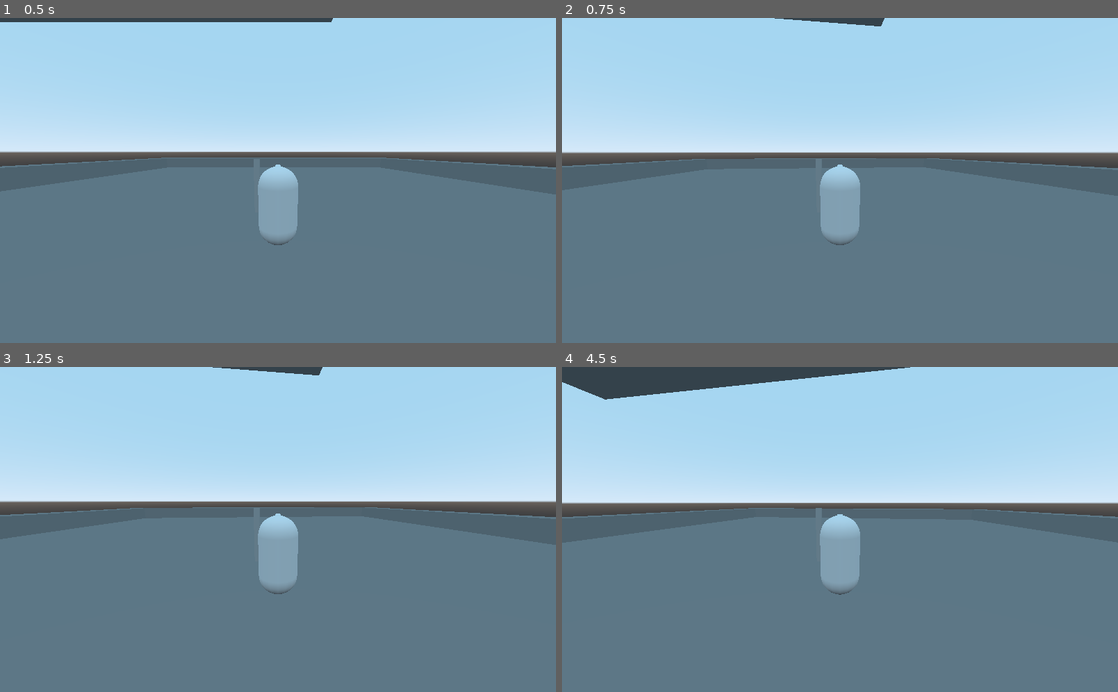
Above: before the commit, frames 1-4 (two rows, left to right).
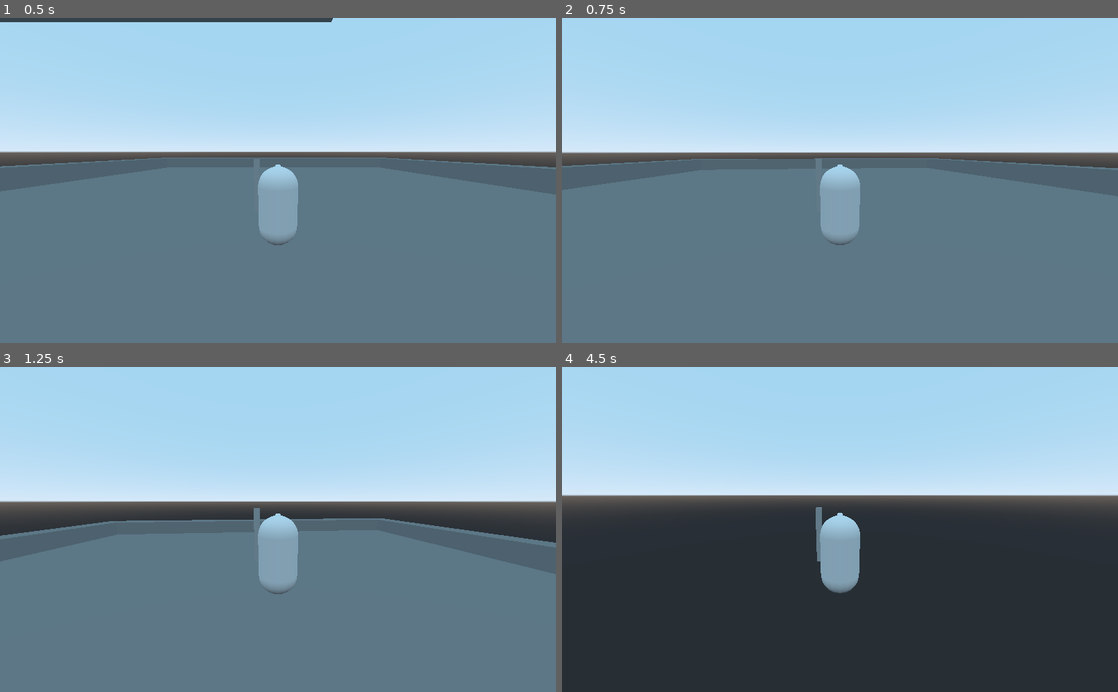
Above: after the commit, the same moments.

Repository: Valcuda/D.K.P.
Game: Godot game, scene res://Imported/Levels/TestLevel1.tscn
Two runs of this game, one before a commit and one after it. Both use one fixed random seed, a clock stepped at 60 frames per second and the inputs below.
Inputs (mouse positions are in pixels of both pictures, inside the frame that each line leads up to):
- Up to frame 1 (0.5 s): no input
- Up to frame 2 (0.75 s): tap Enter at 0.5 s; move the mouse to (867, 180) at 0.52 s; hold W (Move_forward, bound only after the commit) from 0.53 s (still down); hold Middle mouse button (CamControlToggle, bound only after the… from 0.53 s (still down)
- Up to frame 3 (1.25 s): keep holding W (Move_forward, bound only after the commit); keep holding Middle mouse button (CamControlToggle, bound only after the…; tap Space (Move_jump, bound only after the commit) at 0.77, 1.07 s; tap Shift (Move_run, bound only after the commit) at 0.8 s
- Up to frame 4 (4.5 s): keep holding W (Move_forward, bound only after the commit); move the mouse to (812, 529) at 1.27 s; release Middle mouse button (CamControlToggle, bound only after the… at 1.28 s; tap Shift (Move_run, bound only after the commit) at 1.35, 3.05 s; tap Space (Move_jump, bound only after the commit) at 1.52, 1.55, 1.82, 2.1, 3.02, 3.32, 3.77, 3.8, 4.07 s; move the mouse to (851, 523) at 2.02 s; hold Middle mouse button (CamControlToggle, bound only after the… 2.03-2.78 s; move the mouse to (834, 536) at 2.77 s; tap Middle mouse button (CamControlToggle, bound only after the… at 2.85, 4.35 s; move the mouse to (878, 532) at 3.52 s; hold Shift (Move_run, bound only after the commit) 3.53-4.28 s; move the mouse to (795, 526) at 4.27 s

Frame 1 is identical in both runs. In frame 2, 0.3% of the frame differs, in the area x 1-98%, y 0-47%; in frame 3, 4.7%; in frame 4, 61%, in the area x 0-100%, y 0-100%.

Commit message:
Fixed the input map to work with player controller

Diff:
--- a/project.godot
+++ b/project.godot
@@ -46,6 +46,60 @@
 
 FreeAccessInfo="*res://FreeAccessInfo.gd"
 
+[input]
+
+look_left={
+"deadzone": 0.5,
+"events": [  ]
+}
+look_right={
+"deadzone": 0.5,
+"events": [  ]
+}
+look_forward={
+"deadzone": 0.5,
+"events": [  ]
+}
+look_backward={
+"deadzone": 0.5,
+"events": [  ]
+}
+CamControlToggle={
+"deadzone": 0.5,
+"events": [ Object(InputEventMouseButton,"resource_local_to_scene":false,"resource_name":"","device":0,"alt":false,"shift":false,"control":false,"meta":false,"command":false,"button_mask":0,"position":Vector2( 0, 0 ),"global_position":Vector2( 0, 0 ),"factor":1.0,"button_index":3,"pressed":false,"doubleclick":false,"script":null)
+ ]
+}
+Move_forward={
+"deadzone": 0.5,
+"events": [ Object(InputEventKey,"resource_local_to_scene":false,"resource_name":"","device":0,"alt":false,"shift":false,"control":false,"meta":false,"command":false,"pressed":false,"scancode":87,"physical_scancode":0,"unicode":0,"echo":false,"script":null)
+ ]
+}
+Move_backward={
+"deadzone": 0.5,
+"events": [ Object(InputEventKey,"resource_local_to_scene":false,"resource_name":"","device":0,"alt":false,"shift":false,"control":false,"meta":false,"command":false,"pressed":false,"scancode":83,"physical_scancode":0,"unicode":0,"echo":false,"script":null)
+ ]
+}
+Move_left={
+"deadzone": 0.5,
+"events": [ Object(InputEventKey,"resource_local_to_scene":false,"resource_name":"","device":0,"alt":false,"shift":false,"control":false,"meta":false,"command":false,"pressed":false,"scancode":65,"physical_scancode":0,"unicode":0,"echo":false,"script":null)
+ ]
+}
+Move_right={
+"deadzone": 0.5,
+"events": [ Object(InputEventKey,"resource_local_to_scene":false,"resource_name":"","device":0,"alt":false,"shift":false,"control":false,"meta":false,"command":false,"pressed":false,"scancode":68,"physical_scancode":0,"unicode":0,"echo":false,"script":null)
+ ]
+}
+Move_run={
+"deadzone": 0.5,
+"events": [ Object(InputEventKey,"resource_local_to_scene":false,"resource_name":"","device":0,"alt":false,"shift":false,"control":false,"meta":false,"command":false,"pressed":false,"scancode":16777237,"physical_scancode":0,"unicode":0,"echo":false,"script":null)
+ ]
+}
+Move_jump={
+"deadzone": 0.5,
+"events": [ Object(InputEventKey,"resource_local_to_scene":false,"resource_name":"","device":0,"alt":false,"shift":false,"control":false,"meta":false,"command":false,"pressed":false,"scancode":32,"physical_scancode":0,"unicode":0,"echo":false,"script":null)
+ ]
+}
+
 [physics]
 
 common/enable_pause_aware_picking=true
